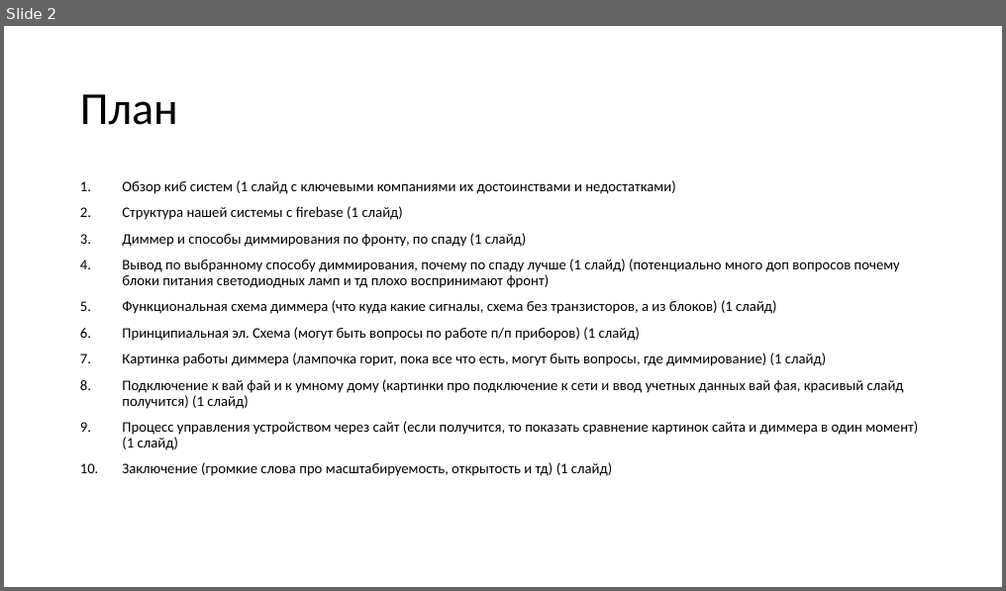
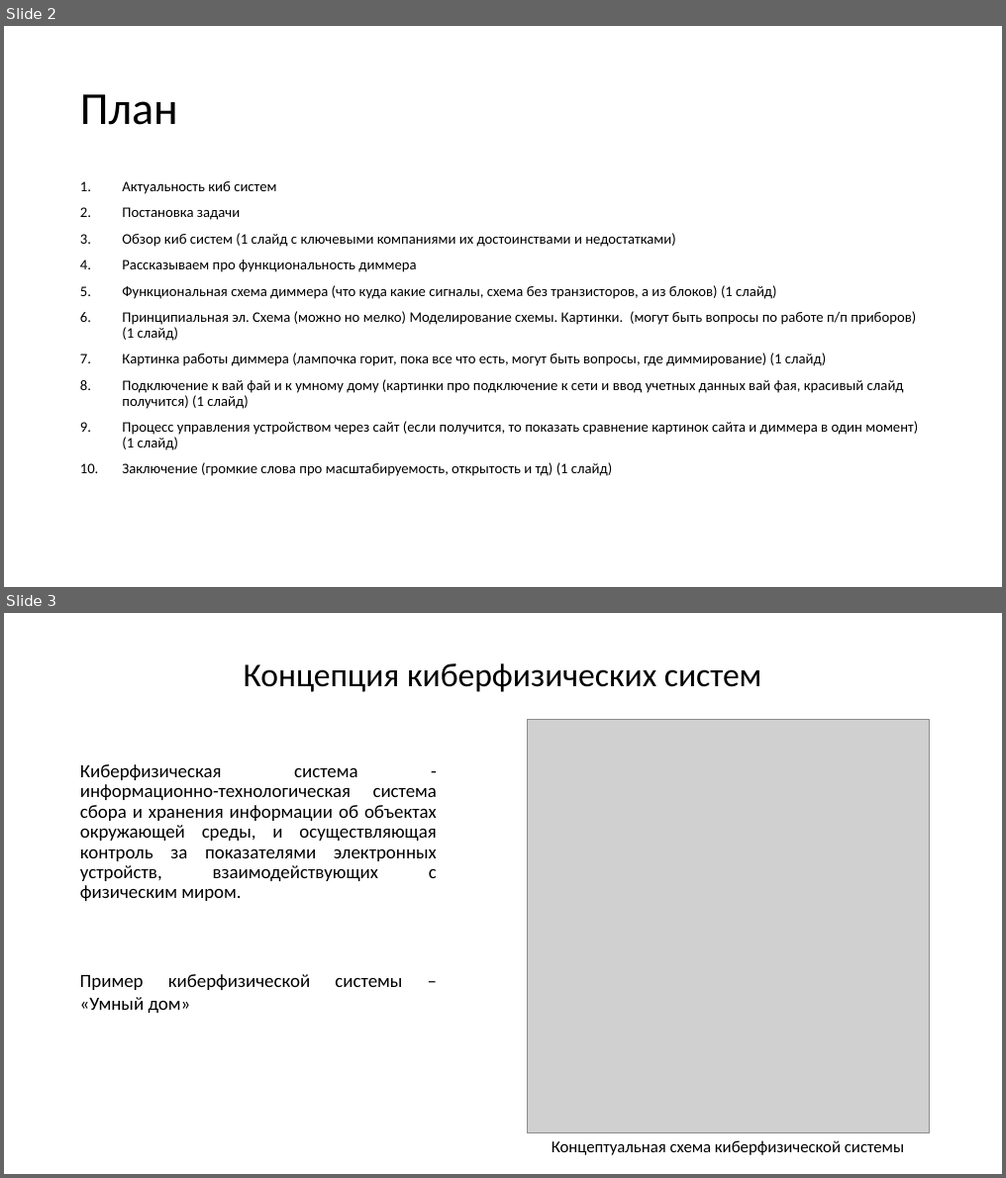
Before and after one commit to kaf3/dimmer, a slide deck: Презентация1.pptx. Shown one above the other, each under a label of ours: slide 2 before the commit, slides 2 and 3 after it. The pictures are 1006x591 and 1006x1178 pixels, drawn with LibreOffice and Linux fonts; fonts in the diff are those of the drawing; grey boxes stand for pictures. Boxes give left, top, right and bottom in pixels: in the first picture for what was removed or moved away, otherwise in the second. Text is boxed around its words. In the diff, an @@ line names an element or a change of style, - is before the commit and + after.

```diff
--- a/Презентация1.pptx
+++ b/Презентация1.pptx
@@ slide 3 added at (x1=4, y1=613, x2=1002, y2=1174), background #FFFFFF @@
@@ title added at (x1=244, y1=663, x2=761, y2=692), 32 pt, text #000000 @@
+Концепция киберфизических систем
@@ picture added at (x1=528, y1=719, x2=930, y2=1134) @@
@@ text added at (x1=80, y1=764, x2=437, y2=901), 18 pt, text #000000 @@
+Киберфизическая система - информационно-технологическая система сбора и хранения информации об объектах окружающей среды, и осуществляющая контроль за показателями электронных устройств, взаимодействующих с физическим миром.
@@ text added at (x1=80, y1=974, x2=310, y2=1013), 18 pt, text #000000 @@
+Пример киберфизической системы – «Умный дом»
@@ text added at (x1=551, y1=1141, x2=904, y2=1156), 16 pt, text #000000 @@
+Концептуальная схема киберфизической системы
@@ slide 2 changed as well @@
@@ text at (x1=122, y1=181, x2=276, y2=220): paragraphs added @@
+1. Актуальность киб систем
+2. Постановка задачи
@@ text at (x1=122, y1=260, x2=416, y2=273): text changed @@
-2. Структура нашей системы с firebase (1 слайд)
-3. Диммер и способы диммирования по фронту, по спаду (1 слайд)
-4. Вывод по выбранному способу диммирования, почему по спаду лучше (1 слайд) (потенциально много доп вопросов почему блоки питания светодиодных ламп и тд плохо воспринимают фронт)
+4. Рассказываем про функциональность диммера
@@ text at (x1=122, y1=311, x2=916, y2=341): text changed @@
-6. Принципиальная эл. Схема (могут быть вопросы по работе п/п приборов) (1 слайд)
+6. Принципиальная эл. Схема (можно но мелко) Моделирование схемы. Картинки. (могут быть вопросы по работе п/п приборов) (1 слайд)
```
Also in this commit, not shown: 2 other slides added, 1 slide removed, 4 other files.
